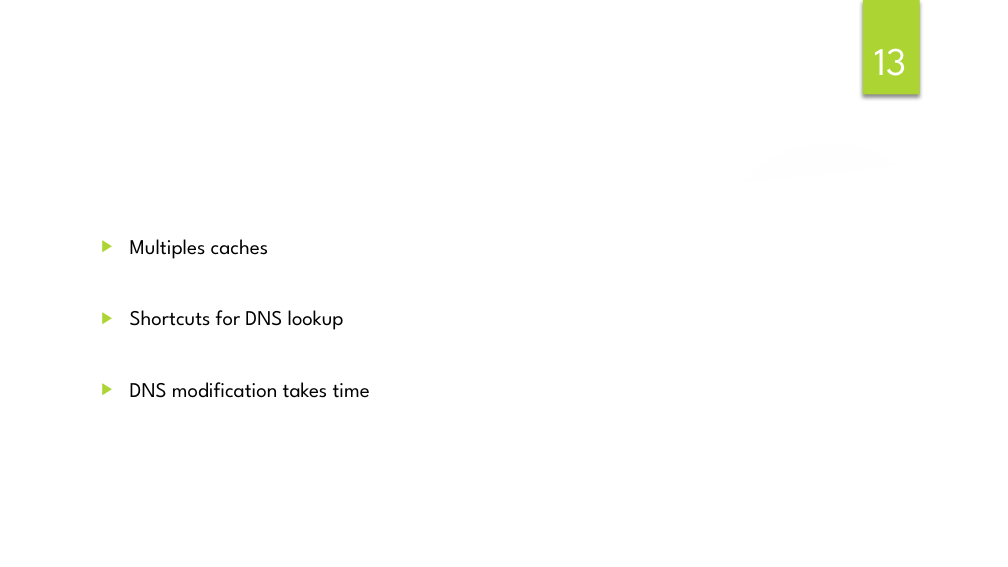
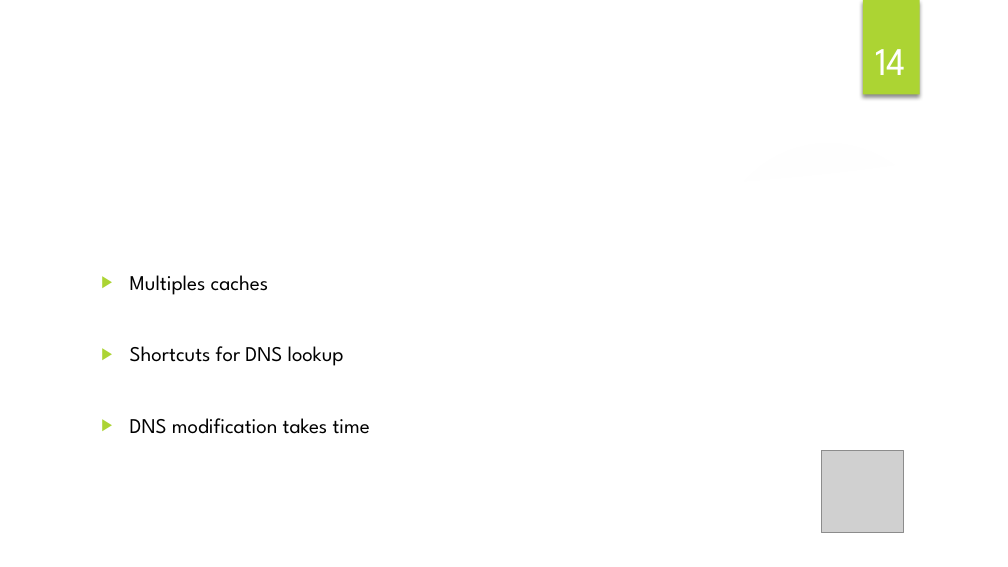
Before and after one commit to rlossec/journey-to-vps-commands, a slide deck: slide 14 of docs/Présentation.pptx (slide 13 before the commit). Drawn at 1008x567 pixels with LibreOffice and Linux fonts; fonts in the diff are those of the drawing; grey boxes stand for pictures; background and template pictures are left out. Boxes give left, top, right and bottom in pixels: in the first picture for what was removed or moved away, otherwise in the second. Text is boxed around its words. In the diff, an @@ line names an element or a change of style, - is before the commit and + after.

```diff
--- a/docs/Présentation.pptx
+++ b/docs/Présentation.pptx
@@ page number at <box>875,49,906,75</box>: text changed @@
-13
+14
@@ text "Multiples caches": place and size @@
-text "Multiples caches" at <box>130,239,370,398</box>
+text "Multiples caches" at <box>130,275,370,434</box>
@@ picture added at <box>822,451,904,533</box> @@
```
Also in this commit, not shown: 3 other slides changed, 1 slide added.
